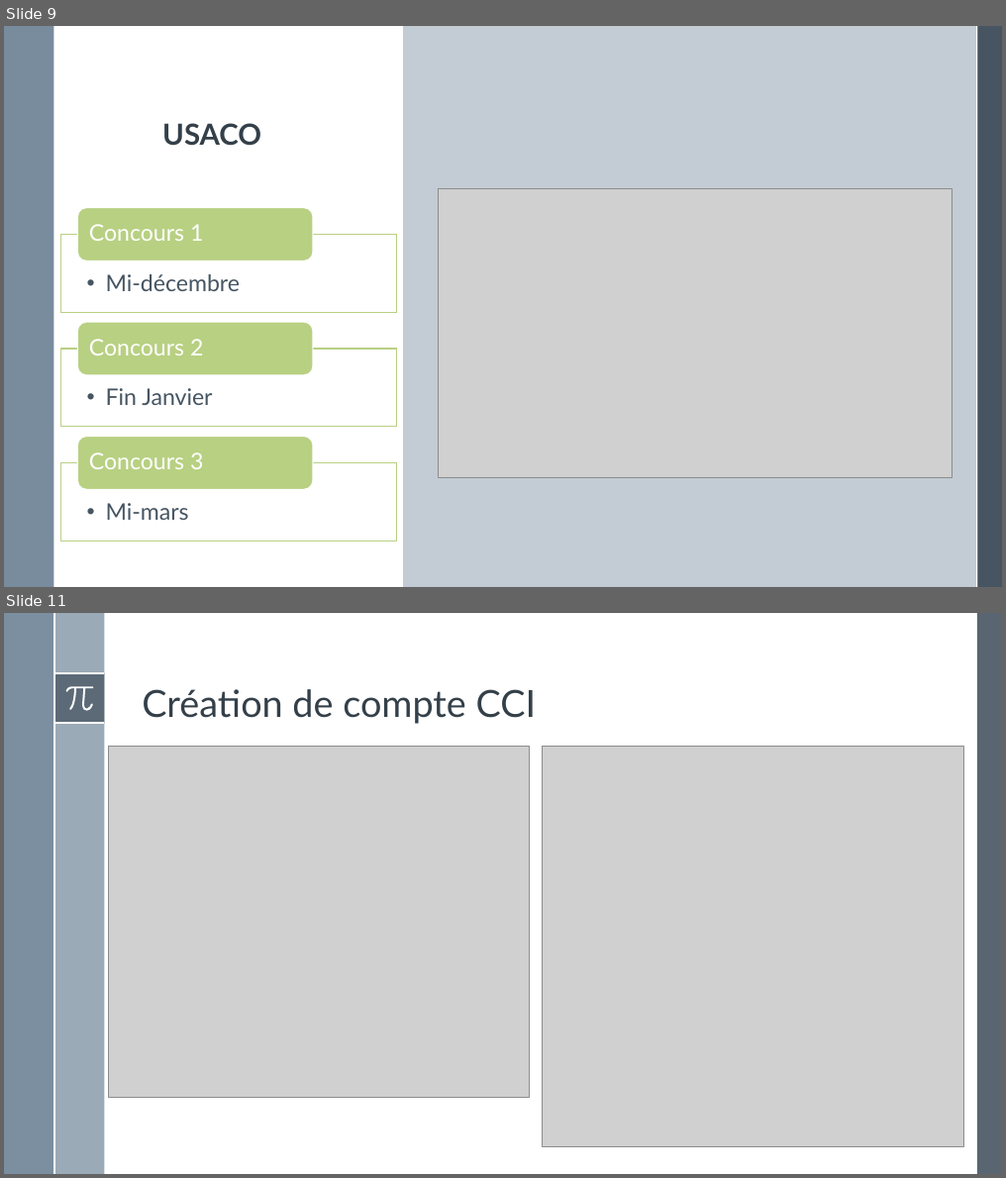
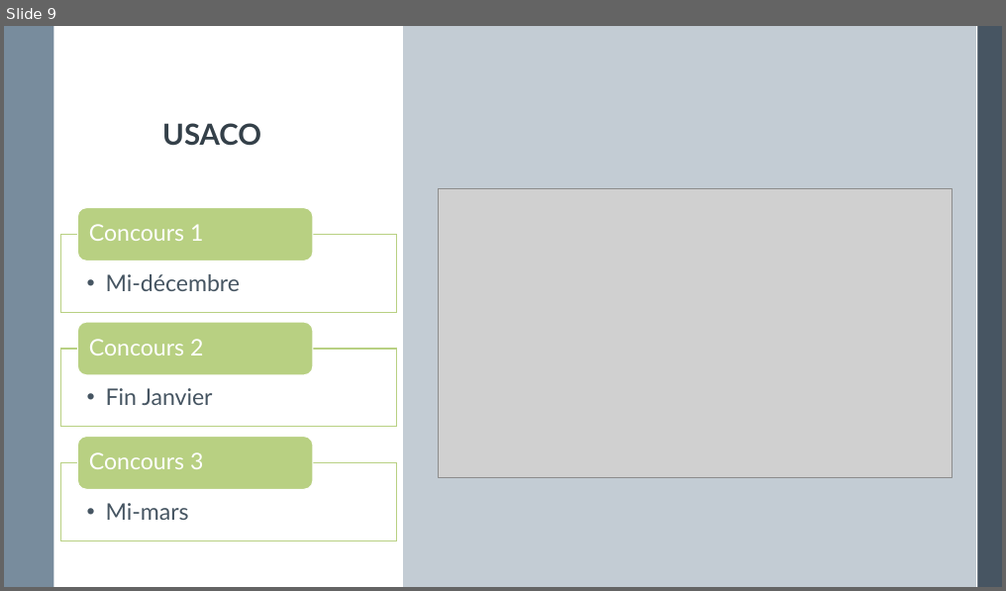
Before and after one commit to MaximeFagnan/Ateliers_CCI_Brebeuf, a slide deck: 2024/_initialisation/Presentation_ateliers_2024.pptx. Shown one above the other, each under a label of ours: slides 9 and 11 before the commit, slide 9 after it; the slides between them are not shown. The pictures are 1006x1178 and 1006x591 pixels, drawn with LibreOffice and Linux fonts; fonts in the diff are those of the drawing; grey boxes stand for pictures. Boxes give left, top, right and bottom in pixels: in the first picture for what was removed or moved away, otherwise in the second. Text is boxed around its words. In the diff, an @@ line names an element or a change of style, - is before the commit and + after.

```diff
--- a/2024/_initialisation/Presentation_ateliers_2024.pptx
+++ b/2024/_initialisation/Presentation_ateliers_2024.pptx
@@ slide 11 removed at [4, 613, 1002, 1174], background #FFFFFF @@
@@ rectangle removed at [4, 613, 54, 1174] @@
@@ rectangle removed at [54, 613, 104, 1174] @@
@@ line removed from (54, 613) to (54, 1174) @@
@@ rectangle removed at [977, 613, 1002, 1174] @@
@@ rectangle removed at [54, 673, 104, 724] @@
@@ line removed from (54, 673) to (104, 673) @@
@@ freeform shape removed at [66, 686, 94, 710] @@
@@ title removed at [142, 689, 537, 724] @@
-Création de compte CCI
@@ line removed from (54, 723) to (104, 723) @@
@@ picture removed at [108, 747, 529, 1097] @@
@@ picture removed at [543, 747, 963, 1147] @@
```
Also in this commit, not shown: 1 slide changed.
